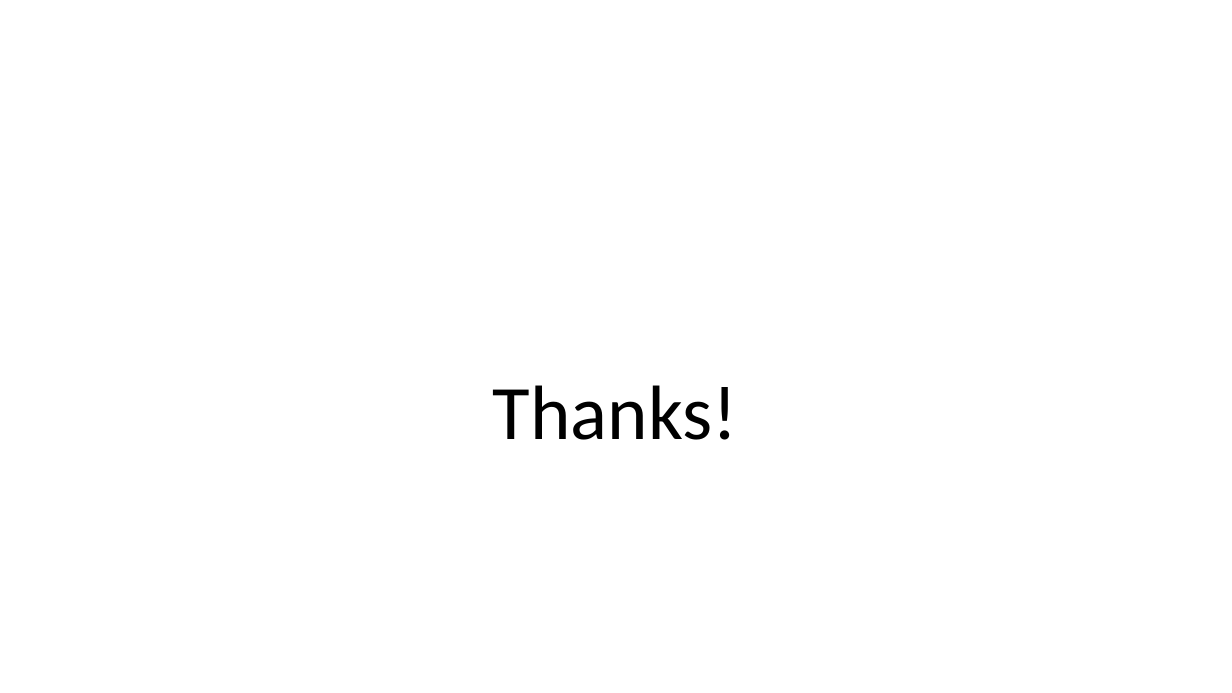
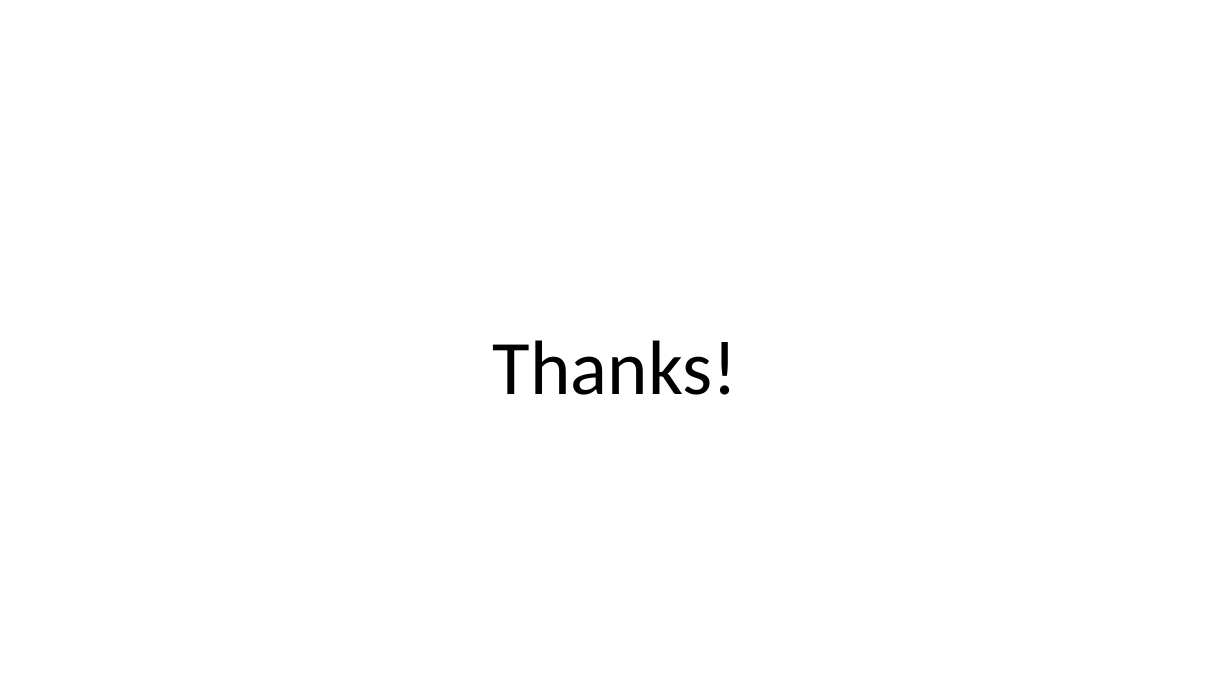
Before and after one commit to liangwangENST/SR2I208-Detection-Malicious-data, a slide deck: slide 15 of slide/Presentation.pptx. Drawn at 1232x693 pixels with LibreOffice and Linux fonts; fonts in the diff are those of the drawing. Boxes give left, top, right and bottom in pixels: in the first picture for what was removed or moved away, otherwise in the second. Text is boxed around its words. In the diff, an @@ line names an element or a change of style, - is before the commit and + after.

```diff
--- a/slide/Presentation.pptx
+++ b/slide/Presentation.pptx
@@ text "Thanks!" moved from (x1=493, y1=385, x2=738, y2=440) to (x1=493, y1=340, x2=738, y2=395) @@
```
Also in this commit, not shown: 2 other slides changed, 6 other files.
